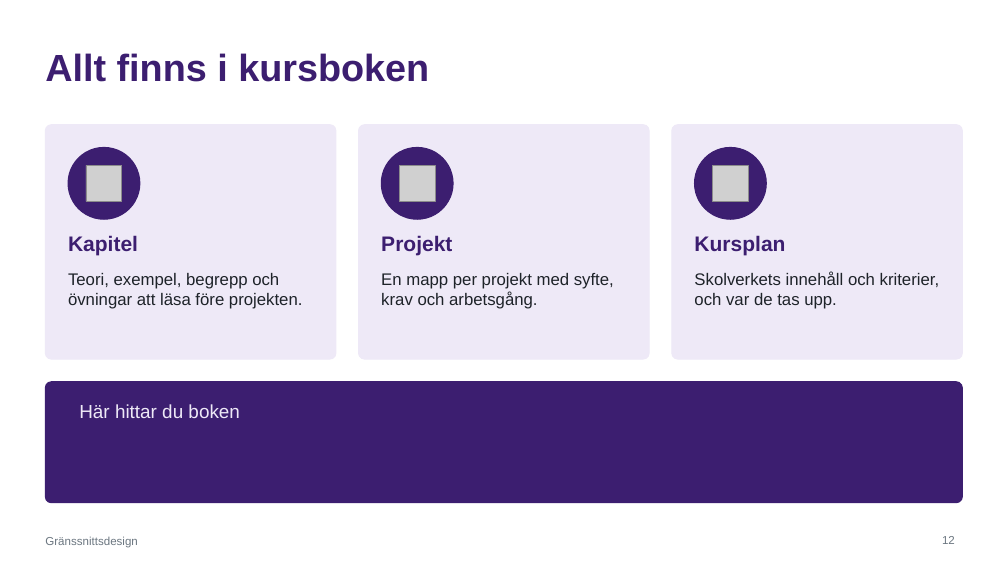
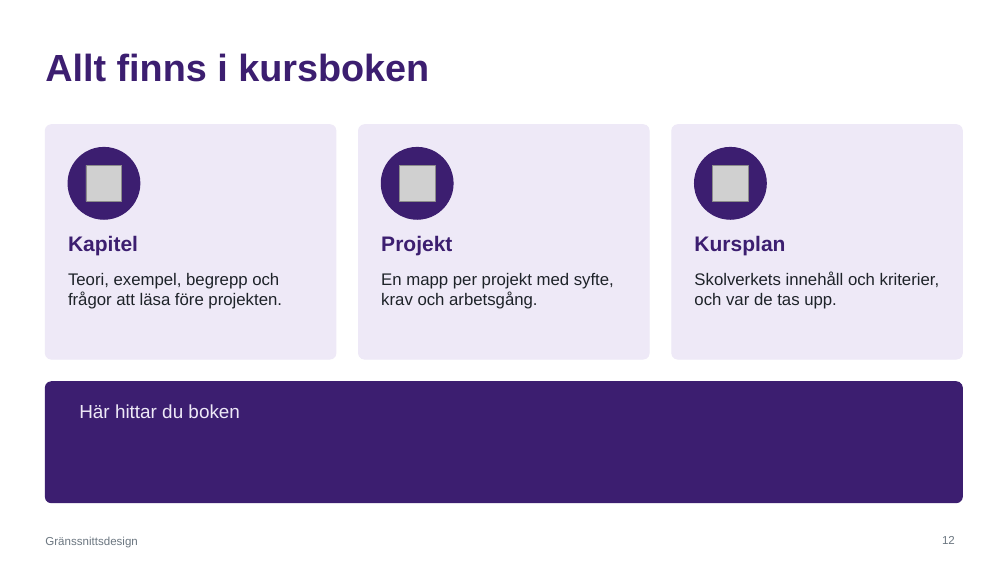
Before and after one commit to abbindustrigymnasium/granssnittsdesign, a slide deck: slide 12 of Gränssnittsdesign - Kurspresentation.pptx. Drawn at 1008x567 pixels with LibreOffice and Linux fonts; fonts in the diff are those of the drawing; grey boxes stand for pictures. Boxes give left, top, right and bottom in pixels: in the first picture for what was removed or moved away, otherwise in the second. Text is boxed around its words. In the diff, an @@ line names an element or a change of style, - is before the commit and + after.

```diff
--- a/Gränssnittsdesign - Kurspresentation.pptx
+++ b/Gränssnittsdesign - Kurspresentation.pptx
@@ text at [68, 273, 282, 309]: text changed @@
-Teori, exempel, begrepp och övningar att läsa före projekten.
+Teori, exempel, begrepp och frågor att läsa före projekten.
```
Also in this commit, not shown: 12 other files.
